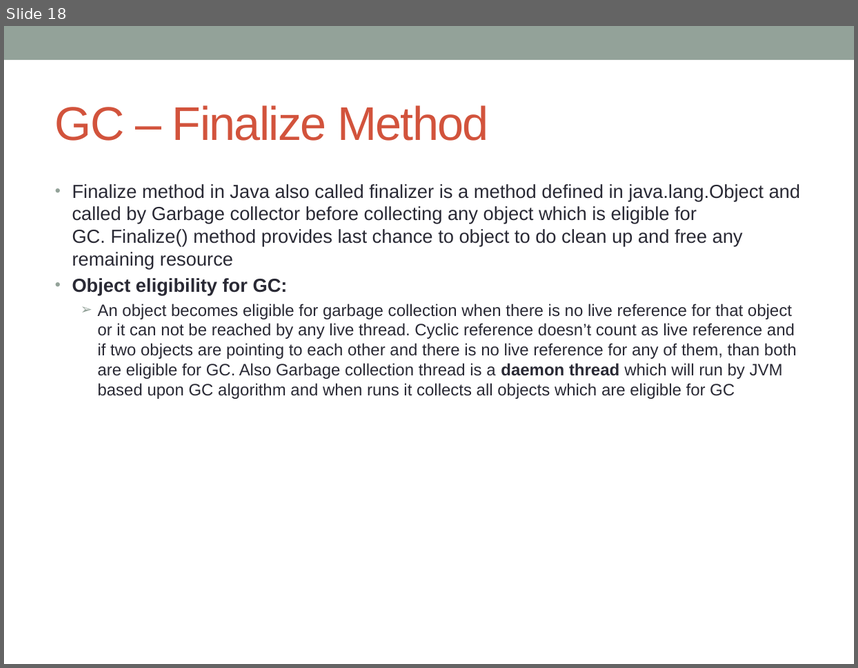
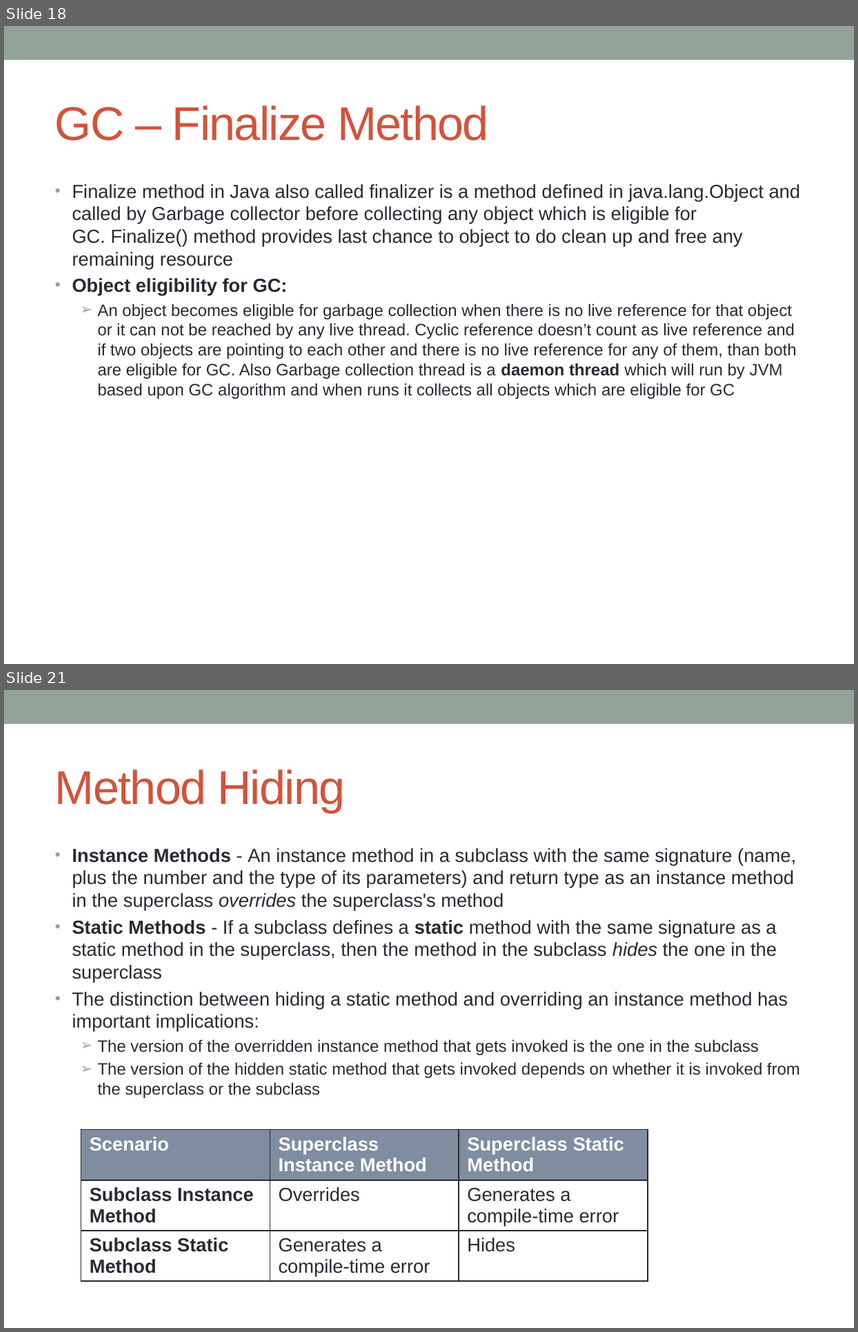
Before and after one commit to notionquest/ProjectDocumentation, a slide deck: CoreJava.pptx. Shown one above the other, each under a label of ours: slide 18 before the commit, slides 18 and 21 after it; the slides between them are not shown. The pictures are 858x668 and 858x1332 pixels, drawn with LibreOffice and Linux fonts; fonts in the diff are those of the drawing. Boxes give left, top, right and bottom in pixels: in the first picture for what was removed or moved away, otherwise in the second. Text is boxed around its words. In the diff, an @@ line names an element or a change of style, - is before the commit and + after.

```diff
--- a/CoreJava.pptx
+++ b/CoreJava.pptx
@@ slide 21 added at [4, 690, 854, 1328], background #FFFFFF; not listed: 1 template element that a slide beside it also shows @@
@@ title added at [55, 769, 345, 813], 40 pt, text #D2533C @@
+Method Hiding
@@ text added at [72, 848, 800, 1098], 16 pt, text #292934 @@
+• Instance Methods - An instance method in a subclass with the same signature (name, plus the number and the type of its parameters) and return type as an instance method in the superclass overrides the superclass's method
+• Static Methods - If a subclass defines a static method with the same signature as a static method in the superclass, then the method in the subclass hides the one in the superclass
+• The distinction between hiding a static method and overriding an instance method has important implications:
+  ➢ The version of the overridden instance method that gets invoked is the one in the subclass
+  ➢ The version of the hidden static method that gets invoked depends on whether it is invoked from the superclass or the subclass
@@ table added at [81, 1130, 648, 1291], 3 rows, 3 columns @@
+Scenario | Superclass Instance Method | Superclass Static Method
+Subclass Instance Method | Overrides | Generates a compile-time error
+Subclass Static Method | Generates a compile-time error | Hides
```
Also in this commit, not shown: 1 slide changed, 8 other slides added, 6 other files.
